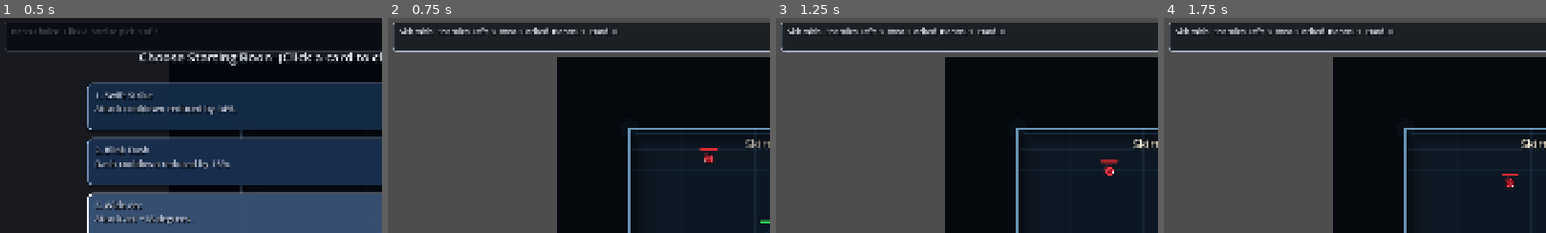
Above: before the commit, frames 1-4 (left to right).
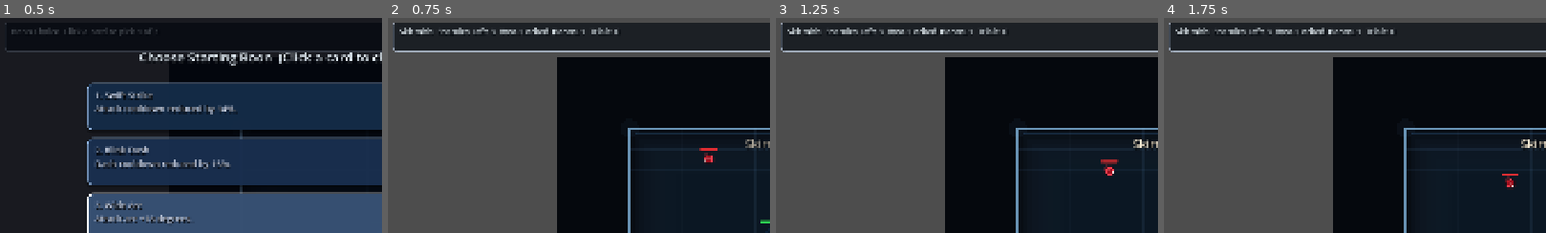
Above: after the commit, the same moments.

Repository: Excellund/AbyssalDescent
Game: Godot game, scene res://scenes/Main.tscn
Same seed, same stepped clock (60 frames per second), same inputs: the game is played once before the commit and once after it. Sound files missing from this copy of the repository are replaced by a short silence.
Inputs (mouse positions are % of the whole screen's width and height, from its top left):
- Up to frame 1 (0.5 s): no input
- Up to frame 2 (0.75 s): tap A (move_left) at 0.5 s; move the mouse to (72, 45) at 0.52 s; hold D (move_right) from 0.53 s (still down); click (72, 45) at 0.6 s
- Up to frame 3 (1.25 s): keep holding D (move_right)
- Up to frame 4 (1.75 s): move the mouse to (30, 55) at 1.27 s; release D (move_right) at 1.28 s; hold S (move_down) from 1.28 s (still down); tap Space (dash) at 1.35 s
The pictures show only the part of the screen within x 0-50%, y 0-50%; the shares and areas given below are measured in that part.

Frame 1 is identical in both runs. In frame 2, 0.1% of the frame differs, in the area x 52-60%, y 4-8%; in frame 3, 0.1%; in frame 4, 0.1%.

Commit message:
Introduce trial rewards and refactor encounter profiles

Diff:
--- a/scripts/encounter_flow_system.gd
+++ b/scripts/encounter_flow_system.gd
@@ -33,10 +33,10 @@
 			"room_depth": int(progress["room_depth"]),
 			"boss_unlocked": bool(progress["boss_unlocked"])
 		}
-	if normalized_reward == "hard_reward":
+	if normalized_reward == "trial_reward" or normalized_reward == "hard_reward":
 		return {
 			"run_cleared": false,
-			"open_reward_mode": "hard_reward",
+			"open_reward_mode": "trial_reward",
 			"spawn_doors": false,
 			"pending_room_reward": "none",
 			"rooms_cleared": int(progress["rooms_cleared"]),
--- a/scripts/encounter_profile_builder.gd
+++ b/scripts/encounter_profile_builder.gd
@@ -14,6 +14,10 @@
 var shielder_start_room: int = 2
 var shielders_per_room: int = 1
 var hard_room_enemy_bonus: int = 3
+
+const INTRO_ROOM_SIZE := Vector2(940.0, 700.0)
+const POOL_ROOM_SIZE := Vector2(1040.0, 760.0)
+const TRIAL_ROOM_SIZE := Vector2(1160.0, 860.0)
 
 func initialize(rng_instance: RandomNumberGenerator) -> void:
 	rng = rng_instance
@@ -32,66 +36,97 @@
 	shielders_per_room = int(settings.get("shielders_per_room", shielders_per_room))
 	hard_room_enemy_bonus = int(settings.get("hard_room_enemy_bonus", hard_room_enemy_bonus))
 
+func _build_profile(label: String, room_size: Vector2, chasers: int, chargers: int, archers: int, shielders: int, enemy_mutator: Dictionary = {}) -> Dictionary:
+	var profile := {
+		"label": label,
+		"room_size": room_size,
+		"static_camera": room_size.x <= static_camera_room_threshold,
+		"chaser_count": chasers,
+		"charger_count": chargers,
+		"archer_count": archers,
+		"shielder_count": shielders
+	}
+	if not enemy_mutator.is_empty():
+		profile["enemy_mutator"] = enemy_mutator
+	return profile
+
+func _build_intro_profile(depth: int) -> Dictionary:
+	if depth <= 0:
+		return _build_profile("Skirmish", INTRO_ROOM_SIZE, 3, 0, 0, 0)
+	return _build_profile("Skirmish", INTRO_ROOM_SIZE, 3, 0, 1, 0)
+
 func build_skirmish_profile(depth: int) -> Dictionary:
-	var size := room_base_size + room_size_growth * float(depth)
-	return {
-		"label": "Skirmish",
-		"room_size": size,
-		"static_camera": size.x <= static_camera_room_threshold,
-		"chaser_count": maxi(2, base_chaser_count + depth * chasers_per_room - 2),
-		"charger_count": maxi(0, depth - chargers_start_room + 1) * chargers_per_room,
-		"archer_count": maxi(0, depth - archer_start_room + 1) * archers_per_room,
-		"shielder_count": maxi(0, depth - shielder_start_room + 1) * shielders_per_room
+	if depth < 2:
+		return _build_intro_profile(depth)
+	var hard_pool := _get_hard_pool()
+	return hard_pool[rng.randi_range(0, hard_pool.size() - 1)]
+
+func _get_hard_pool() -> Array[Dictionary]:
+	return [
+		_build_profile("Crossfire", POOL_ROOM_SIZE, 4, 1, 2, 0),
+		_build_profile("Onslaught", POOL_ROOM_SIZE, 5, 2, 0, 1),
+		_build_profile("Fortress", POOL_ROOM_SIZE, 3, 1, 1, 2)
+	]
+
+func _build_trial_profile() -> Dictionary:
+	var hard_pool := _get_hard_pool()
+	var base: Dictionary = hard_pool[rng.randi_range(0, hard_pool.size() - 1)]
+	var mutator: Dictionary = roll_hard_enemy_mutator()
+	var chasers := int(base["chaser_count"]) + hard_room_enemy_bonus
+	var chargers := int(base["charger_count"]) + 1
+	var archers: int = maxi(int(base["archer_count"]), 1)
+	var shielders := int(base["shielder_count"])
+	var mutator_name := String(mutator.get("name", "Frenzy"))
+	return _build_profile("Trial %s" % mutator_name, TRIAL_ROOM_SIZE, chasers, chargers, archers, shielders, mutator)
+
+func roll_route_options(depth: int) -> Array[Dictionary]:
+	if depth < 2:
+		var intro_profile: Dictionary = _build_intro_profile(depth)
+		var easy_option: Dictionary = {
+			"label": "%s + Boon" % String(intro_profile["label"]),
+			"color": Color(0.34, 0.8, 1.0, 0.95),
+			"kind": "encounter",
+			"icon": "easy",
+			"reward": "boon",
+			"profile": intro_profile
+		}
+		var intro_rest_option: Dictionary = {
+			"label": "Rest Site",
+			"color": Color(0.66, 1.0, 0.76, 0.92),
+			"kind": "rest",
+			"icon": "rest",
+			"reward": "none",
+			"profile": {}
+		}
+		var intro_options: Array[Dictionary] = [easy_option, intro_rest_option]
+		if rng.randf() < 0.5:
+			return intro_options
+		var reversed_intro_options: Array[Dictionary] = [intro_options[1], intro_options[0]]
+		return reversed_intro_options
+
+	# After room 2: no more easy-pool encounters.
+	var hard_pool: Array[Dictionary] = _get_hard_pool()
+	var hard_profile: Dictionary = hard_pool[rng.randi_range(0, hard_pool.size() - 1)]
+	var hard_option: Dictionary = {
+		"label": "%s + Boon" % String(hard_profile["label"]),
+		"color": Color(0.93, 0.62, 0.28, 0.95),
+		"kind": "encounter",
+		"icon": "hard",
+		"reward": "boon",
+		"profile": hard_profile
 	}
 
-func build_onslaught_profile(depth: int) -> Dictionary:
-	var size := room_base_size + room_size_growth * float(depth) + Vector2(180.0, 120.0)
-	return {
-		"label": "Onslaught",
-		"room_size": size,
-		"static_camera": false,
-		"chaser_count": maxi(1, base_chaser_count + depth * chasers_per_room),
-		"charger_count": maxi(1, (depth - chargers_start_room + 1) * chargers_per_room + 1),
-		"archer_count": maxi(0, (depth - archer_start_room + 1) * archers_per_room + 1),
-		"shielder_count": maxi(0, (depth - shielder_start_room + 1) * shielders_per_room + 1)
+	var trial_profile: Dictionary = _build_trial_profile()
+	var trial_option: Dictionary = {
+		"label": "%s + Trial Reward" % String(trial_profile["label"]),
+		"color": Color(1.0, 0.32, 0.22, 0.96),
+		"kind": "encounter",
+		"icon": "trial",
+		"reward": "trial_reward",
+		"profile": trial_profile
 	}
 
-func build_easy_boon_profile(depth: int) -> Dictionary:
-	var profile := build_skirmish_profile(depth)
-	profile["label"] = "Calm Hunt"
-	profile["chaser_count"] = maxi(2, int(profile["chaser_count"]) - 1)
-	profile["charger_count"] = maxi(0, int(profile["charger_count"]) - 1)
-	profile["enemy_mutator"] = {}
-	return profile
-
-func build_hard_trial_profile(depth: int) -> Dictionary:
-	var profile := build_onslaught_profile(depth)
-	profile["label"] = "Savage Trial"
-	profile["chaser_count"] = int(profile["chaser_count"]) + hard_room_enemy_bonus
-	profile["charger_count"] = int(profile["charger_count"]) + 1
-	profile["enemy_mutator"] = roll_hard_enemy_mutator()
-	return profile
-
-func roll_route_options(depth: int) -> Array[Dictionary]:
-	var easy_option := {
-		"label": "Calm Hunt + Boon",
-		"color": Color(0.34, 0.8, 1.0, 0.95),
-		"kind": "encounter",
-		"icon": "easy",
-		"reward": "boon",
-		"profile": build_easy_boon_profile(depth)
-	}
-	var hard_profile := build_hard_trial_profile(depth)
-	var mutator_name := String(hard_profile["enemy_mutator"].get("name", "Frenzy"))
-	var hard_option := {
-		"label": "Savage Trial: %s" % mutator_name,
-		"color": Color(1.0, 0.56, 0.26, 0.95),
-		"kind": "encounter",
-		"icon": "hard",
-		"reward": "hard_reward",
-		"profile": hard_profile
-	}
-	var rest_option := {
+	var rest_option: Dictionary = {
 		"label": "Rest Site",
 		"color": Color(0.66, 1.0, 0.76, 0.92),
 		"kind": "rest",
@@ -100,8 +135,8 @@
 		"profile": {}
 	}
 
-	var options := [easy_option, hard_option, rest_option]
-	var first: int = 0 if rng.randf() < 0.5 else 1
+	var options: Array[Dictionary] = [hard_option, trial_option, rest_option]
+	var first: int = rng.randi_range(0, options.size() - 1)
 	var chosen: Array[Dictionary] = [options[first]]
 
 	var remaining_indices: Array[int] = [0, 1, 2]
--- a/scripts/music_system.gd
+++ b/scripts/music_system.gd
@@ -58,9 +58,21 @@
 
 func _create_music_players() -> void:
 	music_players.clear()
-	for _i in range(2):
+	for i in range(2):
 		var music_player := AudioStreamPlayer.new()
 		music_player.autoplay = false
 		music_player.volume_db = -60.0
+		music_player.finished.connect(_on_music_player_finished.bind(i))
 		add_child(music_player)
 		music_players.append(music_player)
+
+func _on_music_player_finished(player_index: int) -> void:
+	# Guarantee looping even when imported stream assets are not configured to loop.
+	if player_index != active_music_player_index:
+		return
+	if player_index < 0 or player_index >= music_players.size():
+		return
+	var player := music_players[player_index]
+	if player == null or player.stream == null:
+		return
+	player.play(0.0)
--- a/scripts/player.gd
+++ b/scripts/player.gd
@@ -554,9 +554,9 @@
 	var wing_r := facing * (body_radius - 2.0) - side * 6.3
 	draw_line(wing_l, wing_l - facing * 6.0, ENEMY_BASE.COLOR_PLAYER_WING, 2.0)
 	draw_line(wing_r, wing_r - facing * 6.0, ENEMY_BASE.COLOR_PLAYER_WING, 2.0)
-	_draw_hard_reward_state()
-
-func _draw_hard_reward_state() -> void:
+	_draw_trial_reward_state()
+
+func _draw_trial_reward_state() -> void:
 	var t := float(Time.get_ticks_msec()) * 0.001
 
 	if reward_razor_wind:
--- a/scripts/reward_selection_ui.gd
+++ b/scripts/reward_selection_ui.gd
@@ -48,8 +48,8 @@
 	boon_title_text = title
 	reward_selection_mode = mode
 	_apply_mode_theme()
-	if reward_selection_mode == "hard_reward":
-		boon_choices = _roll_hard_reward_choices(boon_choice_count, power_registry, player, rng)
+	if reward_selection_mode == "trial_reward":
+		boon_choices = _roll_trial_reward_choices(boon_choice_count, power_registry, player, rng)
 	else:
 		boon_choices = _roll_boon_choices(boon_choice_count, power_registry, player, rng)
 	boon_confirm_lock_time = boon_reveal_duration + 0.08
@@ -155,7 +155,7 @@
 func _apply_mode_theme() -> void:
 	if boon_backdrop == null or boon_title_label == null:
 		return
-	if reward_selection_mode == "hard_reward":
+	if reward_selection_mode == "trial_reward":
 		boon_backdrop.color = Color(0.05, 0.02, 0.01, 0.72)
 		boon_title_label.add_theme_color_override("font_color", Color(1.0, 0.9, 0.76, 1.0))
 		boon_title_label.add_theme_color_override("font_shadow_color", Color(0.08, 0.03, 0.01, 0.96))
@@ -213,7 +213,7 @@
 		available.remove_at(index)
 	return picks
 
-func _roll_hard_reward_choices(choice_count: int, power_registry: Node, player: Node2D, rng: RandomNumberGenerator) -> Array[Dictionary]:
+func _roll_trial_reward_choices(choice_count: int, power_registry: Node, player: Node2D, rng: RandomNumberGenerator) -> Array[Dictionary]:
 	var pool: Array[Dictionary] = power_registry.call("get_trial_power_pool", player)
 	var available: Array[Dictionary] = []
 	for entry in pool:
@@ -234,7 +234,7 @@
 	if not is_instance_valid(player):
 		return 0
 	var id := String(choice.get("id", ""))
-	if reward_selection_mode == "hard_reward":
+	if reward_selection_mode == "trial_reward":
 		if player.has_method("get_trial_power_stack_count"):
 			return int(player.call("get_trial_power_stack_count", id))
 		return 0
@@ -277,11 +277,11 @@
 		var t := float(i) / maxf(1.0, float(maxi(1, boon_choice_count - 1)))
 		var base_color := Color(0.08, 0.17, 0.28, 0.96).lerp(Color(0.12, 0.2, 0.34, 0.96), t)
 		var border_color := Color(0.57, 0.71, 0.88, 0.86)
-		if reward_selection_mode == "hard_reward":
+		if reward_selection_mode == "trial_reward":
 			base_color = Color(0.16, 0.11, 0.08, 0.96).lerp(Color(0.22, 0.14, 0.09, 0.96), t)
 			border_color = Color(1.0, 0.72, 0.4, 0.84)
 		if i == hovered_index and boon_confirm_lock_time <= 0.0:
-			if reward_selection_mode == "hard_reward":
+			if reward_selection_mode == "trial_reward":
 				style.bg_color = Color(0.33, 0.2, 0.12, 0.97)
 				style.border_color = Color(1.0, 0.9, 0.72, 1.0)
 			else:
--- a/scripts/world_generator.gd
+++ b/scripts/world_generator.gd
@@ -72,7 +72,7 @@
 var run_cleared: bool = false
 
 var boons_taken: Array[String] = []
-var hard_rewards_taken: Array[String] = []
+var trial_rewards_taken: Array[String] = []
 
 var current_room_size: Vector2 = Vector2.ZERO
 var current_room_static_camera: bool = true
@@ -347,8 +347,8 @@
 	if reward_mode == "boon":
 		_open_boon_selection("Choose Boon Reward", false, "boon")
 		return
-	if reward_mode == "hard_reward":
-		_open_boon_selection("Choose Hard Trial Reward", false, "hard_reward")
+	if reward_mode == "trial_reward":
+		_open_boon_selection("Choose Trial Reward", false, "trial_reward")
 		return
 	if bool(outcome.get("spawn_doors", false)):
 		_spawn_door_options()
@@ -643,9 +643,9 @@
 		if bool(result.get("picked", false)):
 			var picked: Dictionary = result.get("choice", {})
 			var mode := String(result.get("mode", "boon"))
-			if mode == "hard_reward":
-				_apply_hard_reward_to_player(String(picked["id"]))
-				hard_rewards_taken.append(String(picked["name"]))
+			if mode == "trial_reward":
+				_apply_trial_reward_to_player(String(picked["id"]))
+				trial_rewards_taken.append(String(picked["name"]))
 			else:
 				_apply_boon_to_player(String(picked["id"]))
 				boons_taken.append(String(picked["name"]))
@@ -662,7 +662,7 @@
 	if player.has_method("apply_upgrade"):
 		player.call("apply_upgrade", boon_id)
 
-func _apply_hard_reward_to_player(reward_id: String) -> void:
+func _apply_trial_reward_to_player(reward_id: String) -> void:
 	if not is_instance_valid(player):
 		return
 	if player.has_method("apply_trial_power"):
@@ -682,7 +682,7 @@
 	if hud_label == null:
 		return
 	if run_cleared:
-		hud_label.text = "Run Clear  Boons: %d  Hard Rewards: %d" % [boons_taken.size(), hard_rewards_taken.size()]
+		hud_label.text = "Run Clear  Boons: %d  Trial Rewards: %d" % [boons_taken.size(), trial_rewards_taken.size()]
 		return
 
 	if is_instance_valid(reward_selection_ui) and bool(reward_selection_ui.call("is_active")):
@@ -697,7 +697,16 @@
 		var prompt := "Choose Door [E]"
 		if boss_unlocked:
 			prompt = "Boss Gate Open [E]"
-		hud_label.text = "%s  Rooms Cleared: %d/%d\nIcon Key: + = Easy Boon   >< = Hard Trial Reward   Cross = Rest   Crown = Boss   Boons: %d  Hard: %d" % [prompt, rooms_cleared, encounter_count, boons_taken.size(), hard_rewards_taken.size()]
+		var option_a := ""
+		var option_b := ""
+		if door_options.size() > 0:
+			option_a = String(door_options[0].get("label", ""))
+		if door_options.size() > 1:
+			option_b = String(door_options[1].get("label", ""))
+		var options_line := option_a
+		if not option_b.is_empty():
+			options_line += "  |  " + option_b
+		hud_label.text = "%s  Rooms Cleared: %d/%d\n%s\nIcon Key: + = Skirmish  >< = Encounter  ◆ = Trial  Cross = Rest  Crown = Boss  Boons: %d  Trials: %d" % [prompt, rooms_cleared, encounter_count, options_line, boons_taken.size(), trial_rewards_taken.size()]
 		return
 
 	if in_boss_room and active_room_enemy_count > 0:
@@ -705,7 +714,7 @@
 		return
 
 	var boss_text := "Unlocked" if boss_unlocked else "Locked"
-	hud_label.text = "%s  Enemies Left: %d  Boss: %s  Boons: %d  Hard: %d" % [current_room_label, active_room_enemy_count, boss_text, boons_taken.size(), hard_rewards_taken.size()]
+	hud_label.text = "%s  Enemies Left: %d  Boss: %s  Boons: %d  Trials: %d" % [current_room_label, active_room_enemy_count, boss_text, boons_taken.size(), trial_rewards_taken.size()]
 
 func _draw() -> void:
 	if current_room_size == Vector2.ZERO:
@@ -793,6 +802,18 @@
 		draw_line(right_b, right_c, icon_color, 2.0)
 		return
 
+	if icon == "trial":
+		var top := door_pos + Vector2(0.0, -10.0)
+		var right := door_pos + Vector2(10.0, 0.0)
+		var bottom := door_pos + Vector2(0.0, 10.0)
+		var left := door_pos + Vector2(-10.0, 0.0)
+		var diamond := PackedVector2Array([top, right, bottom, left, top])
+		draw_polyline(diamond, outline_color, 4.0)
+		draw_polyline(diamond, icon_color, 2.0)
+		draw_line(top, bottom, outline_color, 3.0)
+		draw_line(top, bottom, icon_color, 1.5)
+		return
+
 	if icon == "rest":
 		var rest_h_l := door_pos + Vector2(-8.0, 0.0)
 		var rest_h_r := door_pos + Vector2(8.0, 0.0)
